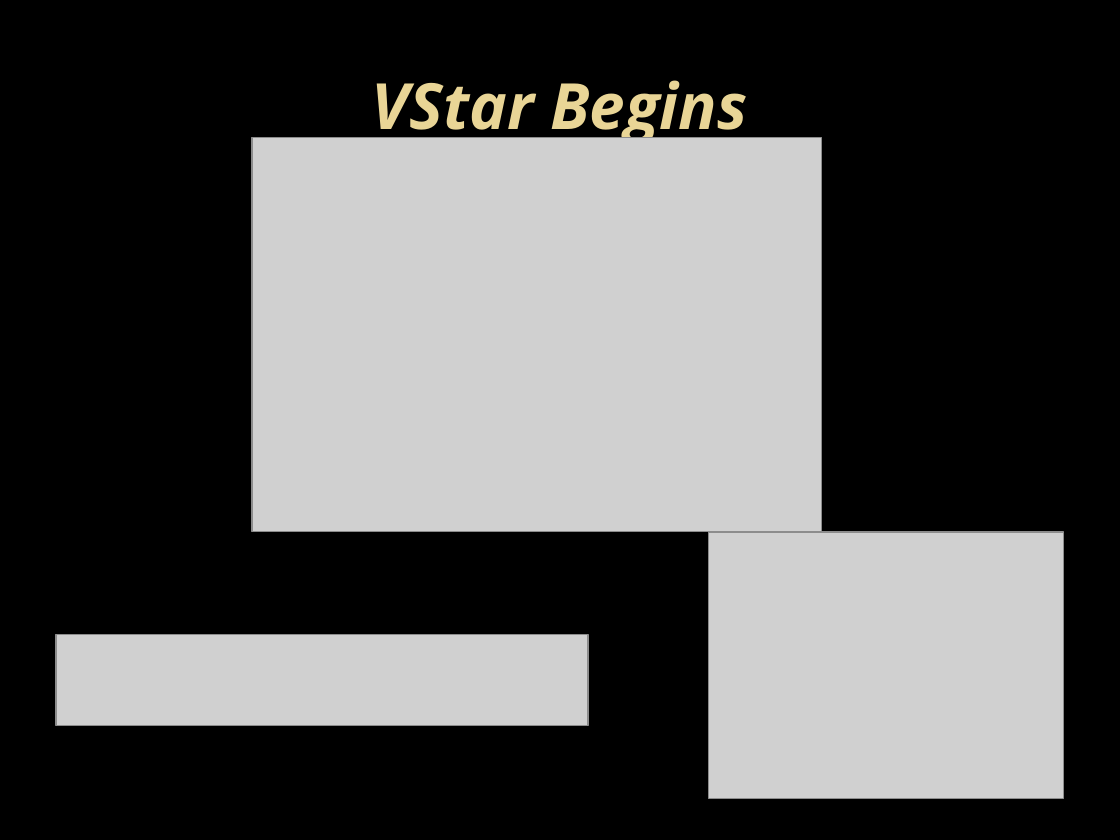
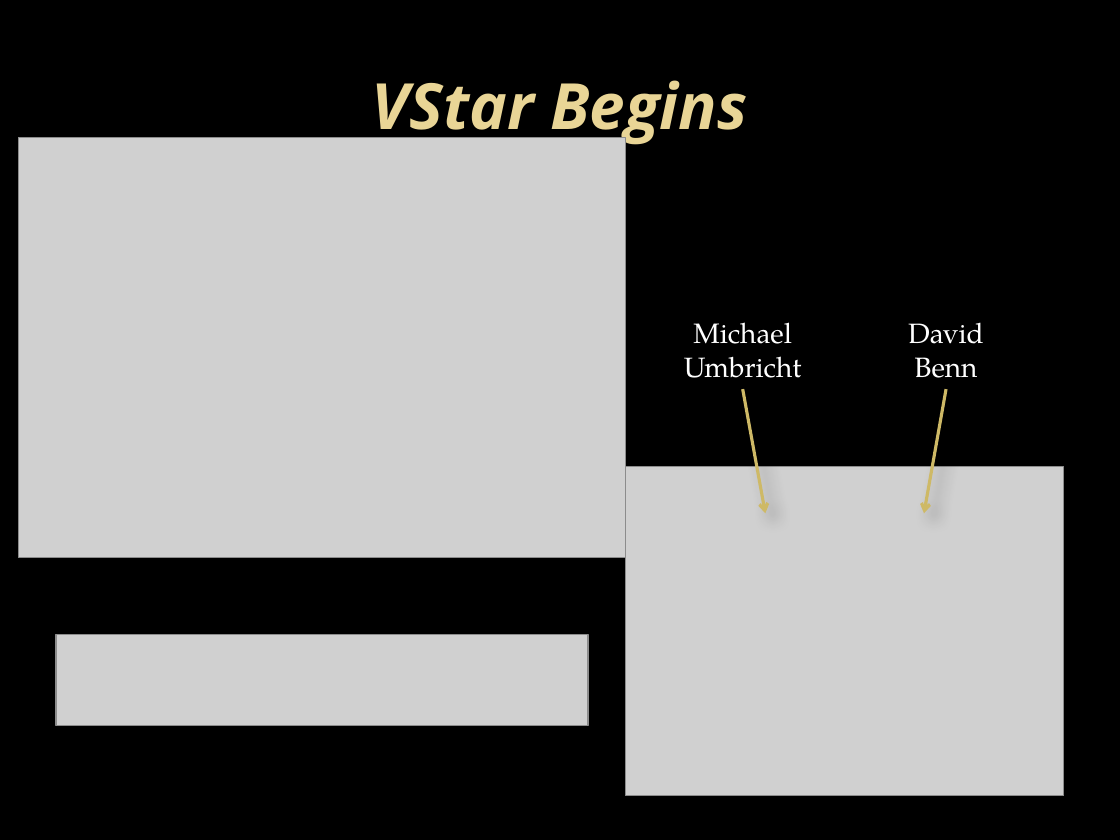
Before and after one commit to AAVSO/VStar, a slide deck: slide 1 of trunk/doc/IntroToVStar.pptx. Drawn at 1120x840 pixels with LibreOffice and Linux fonts; fonts in the diff are those of the drawing; grey boxes stand for pictures; background and template pictures are left out. Boxes give left, top, right and bottom in pixels: in the first picture for what was removed or moved away, otherwise in the second. Text is boxed around its words. In the diff, an @@ line names an element or a change of style, - is before the commit and + after.

```diff
--- a/trunk/doc/IntroToVStar.pptx
+++ b/trunk/doc/IntroToVStar.pptx
@@ picture: place and size @@
-picture at [252,138,821,532]
+picture at [19,138,626,558]
@@ text added at [684,322,802,378], 18 pt, text #FFFFFF @@
+Michael
+Umbricht
@@ text added at [908,322,984,378], 18 pt, text #FFFFFF @@
+David
+Benn
@@ arrow added from (743, 389) to (765, 513), #CEB966 2 pt @@
@@ arrow added from (946, 389) to (924, 513), #CEB966 2 pt @@
@@ picture: place and size @@
-picture at [709,532,1064,799]
+picture at [625,467,1064,796]
```
Also in this commit, not shown: 3 other slides changed, 1 slide added, 1 slide removed, 1 other file.
